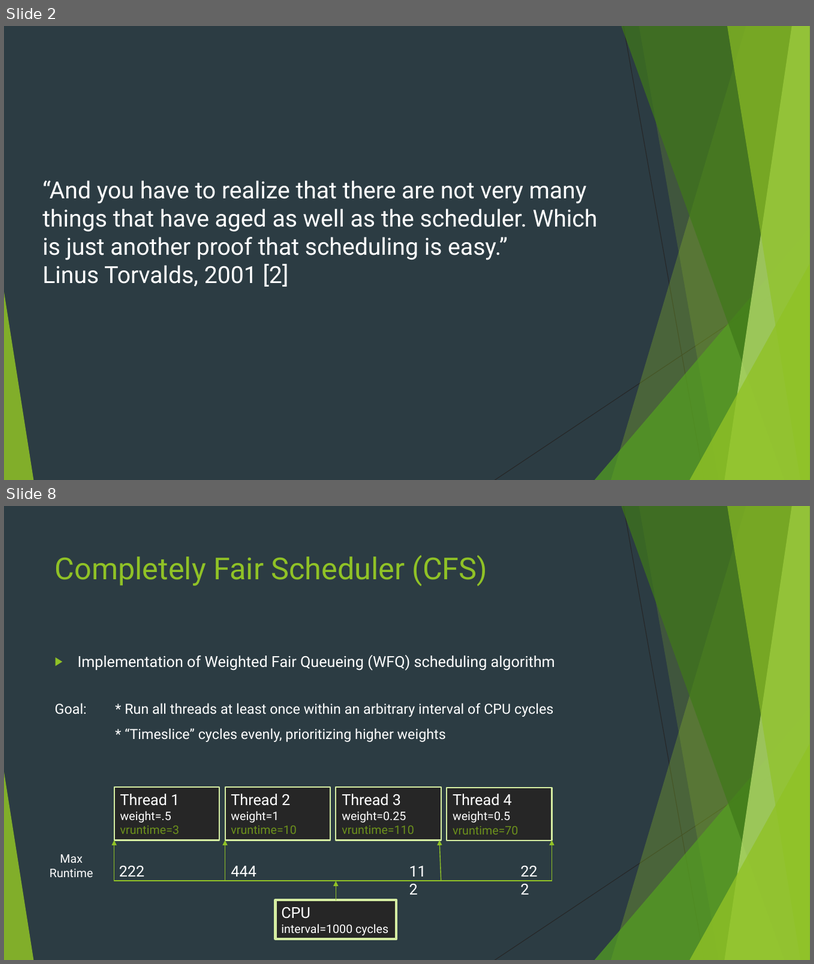
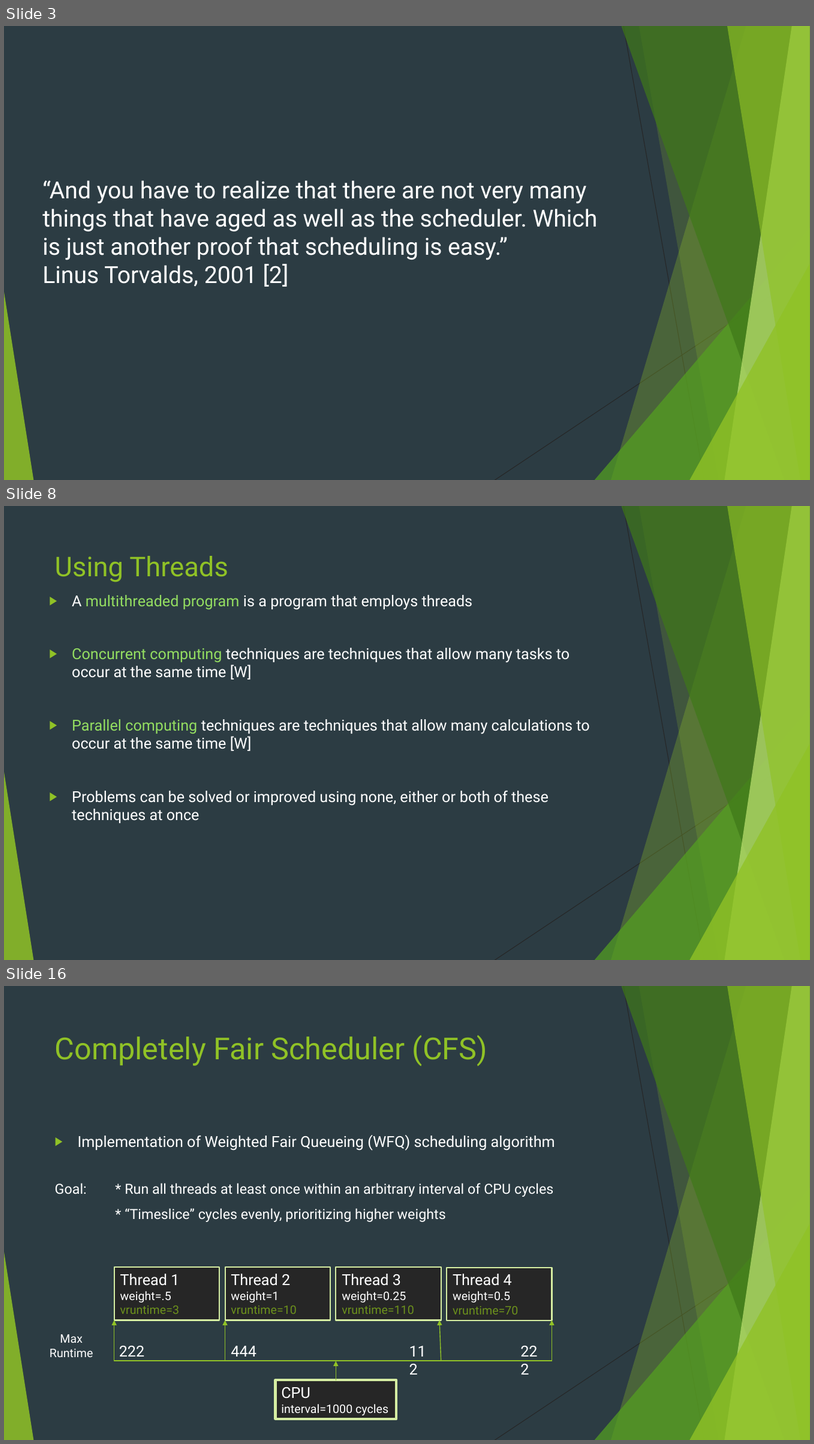
Before and after one commit to danfrz/Senior_seminar_templates, a slide deck: Talk/Thread Scheduler Efficiency Improvements.pptx. Shown one above the other, each under a label of ours: slides 2 and 8 before the commit, slides 3, 8 and 16 after it; the slides between them are not shown. The pictures are 814x964 and 814x1444 pixels, drawn with LibreOffice and Linux fonts; fonts in the diff are those of the drawing. Boxes give left, top, right and bottom in pixels: in the first picture for what was removed or moved away, otherwise in the second. Text is boxed around its words. In the diff, an @@ line names an element or a change of style, - is before the commit and + after.

```diff
--- a/Talk/Thread Scheduler Efficiency Improvements.pptx
+++ b/Talk/Thread Scheduler Efficiency Improvements.pptx
@@ slide 8 added at (4, 506, 810, 960), background #2C3C43; not listed: 10 template elements that a slide beside it also shows @@
@@ title added at (55, 556, 228, 582), 32.4 pt, text #90C226 @@
+Using Threads
@@ text added at (72, 595, 590, 823), 18 pt, text #FFFFFF @@
+▶ A multithreaded program is a program that employs threads
+▶ Concurrent computing techniques are techniques that allow many tasks to occur at the same time [W]
+▶ Parallel computing techniques are techniques that allow many calculations to occur at the same time [W]
+▶ Problems can be solved or improved using none, either or both of these techniques at once
@@ what was slide 2 is now slide 3 @@
@@ what was slide 8 is now slide 16 @@
```
Also in this commit, not shown: 6 slides changed, 8 other slides added, 1 other file.
